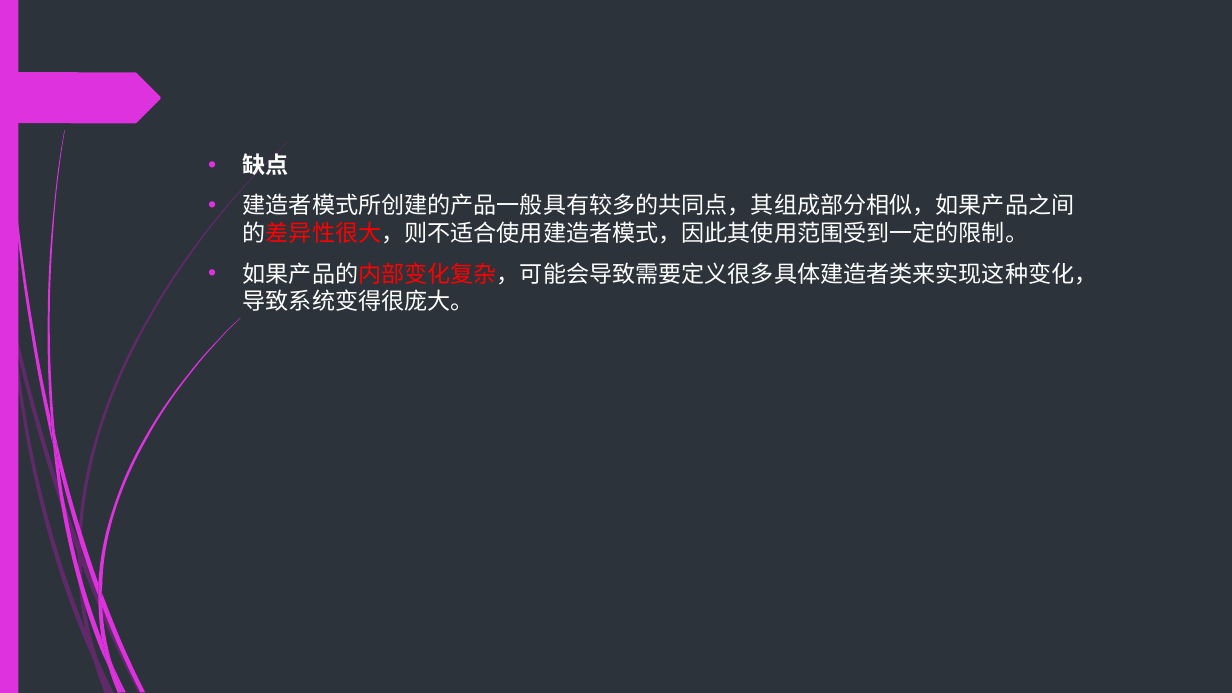
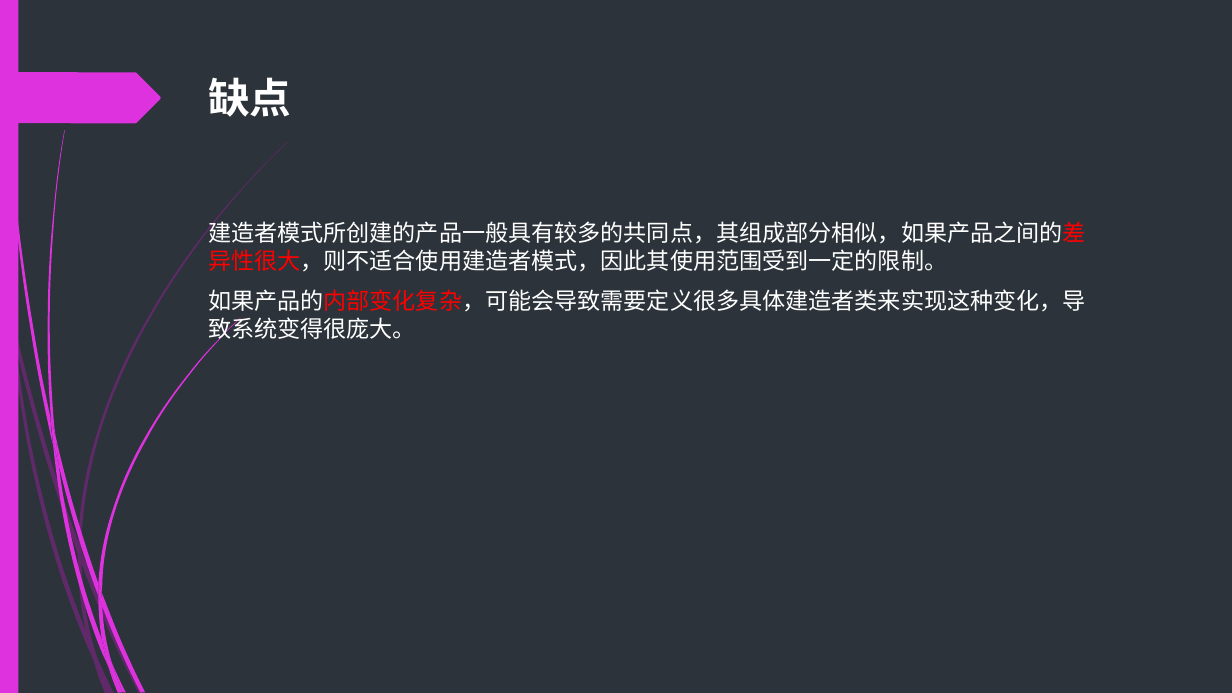
Before and after one commit to Sky8989/DataStructure_learn20190615, a slide deck: slide 8 of src/main/resources/建造者模式.pptx (slide 5 before the commit). Drawn at 1232x693 pixels with LibreOffice and Linux fonts; fonts in the diff are those of the drawing. Boxes give left, top, right and bottom in pixels: in the first picture for what was removed or moved away, otherwise in the second. Text is boxed around its words. In the diff, an @@ line names an element or a change of style, - is before the commit and + after.

```diff
--- a/src/main/resources/建造者模式.pptx
+++ b/src/main/resources/建造者模式.pptx
@@ title added at [208, 77, 291, 117], 32.4 pt, text #FFFFFF, bold @@
+缺点
@@ text "建造者模式所创建的产品一般具有较多的共同点，其组成部分相似，如果产品之间的差异性很大，则不适合使用建造者模式，因此其使用 ..." at [208, 218, 1086, 343]: bullet • to none @@
@@ text at [243, 150, 289, 179]: paragraph removed @@
-• 缺点
```
Also in this commit, not shown: 4 other slides changed, 12 slides added, 8 slides removed, 32 other files.
